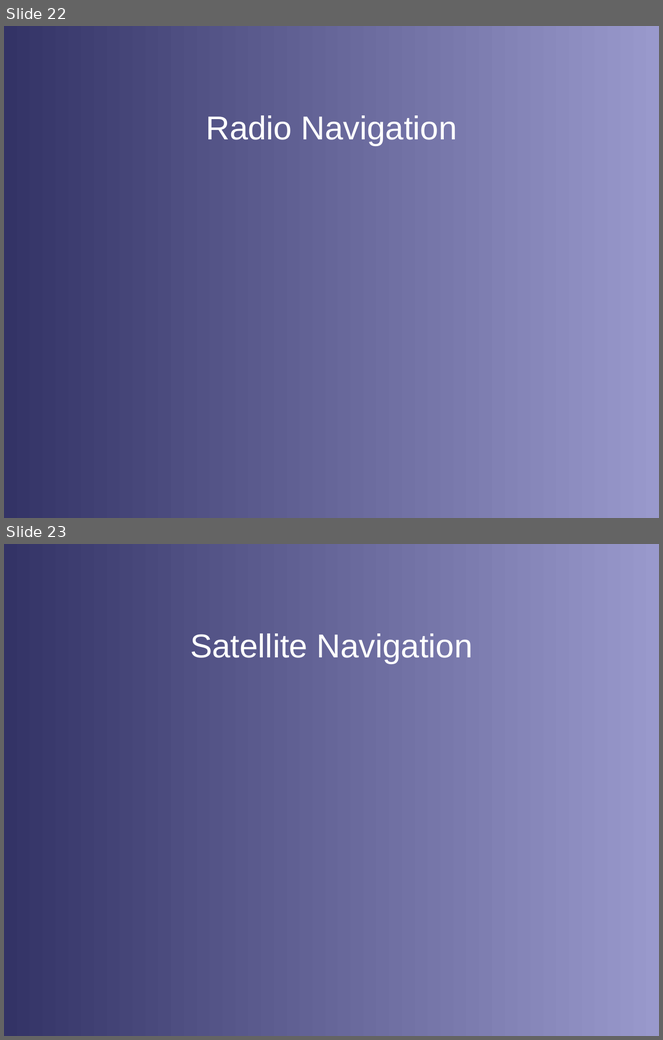
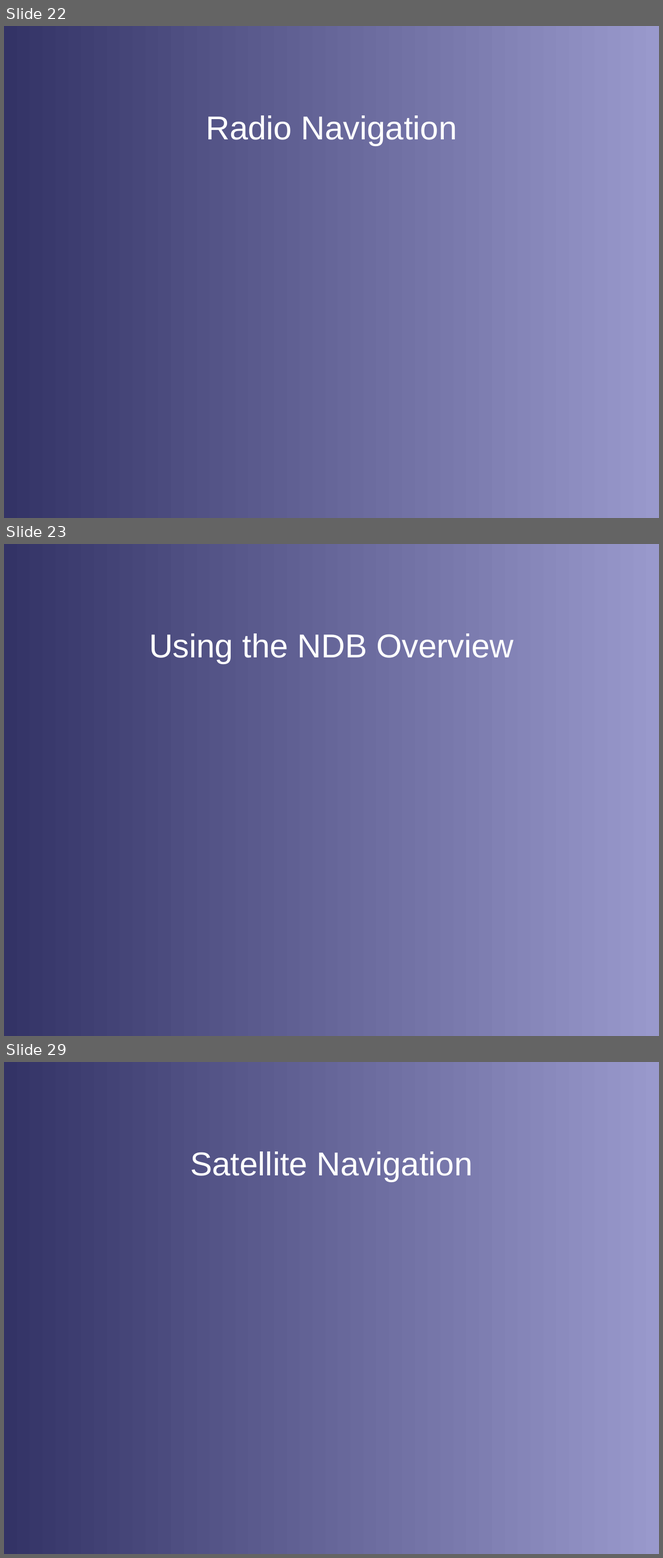
Before and after one commit to stephanheinemann/flight, a slide deck: FI/Instruments/Instruments.odp. Shown one above the other, each under a label of ours: slides 22 and 23 before the commit, slides 22, 23 and 29 after it; the slides between them are not shown. The pictures are 663x1040 and 663x1558 pixels, drawn with LibreOffice and Linux fonts; fonts in the diff are those of the drawing; background and template pictures are left out. Boxes give left, top, right and bottom in pixels: in the first picture for what was removed or moved away, otherwise in the second. Text is boxed around its words. In the diff, an @@ line names an element or a change of style, - is before the commit and + after.

```diff
--- a/FI/Instruments/Instruments.odp
+++ b/FI/Instruments/Instruments.odp
@@ slide 23 added at (4,544,659,1036), background gradient #333366 to #9999CC @@
@@ title added at (149,633,514,664), 40 pt, text #FFFFFF @@
+Using the NDB Overview
@@ what was slide 23 is now slide 29 @@
```
Also in this commit, not shown: 5 other slides added, 7 other files.
